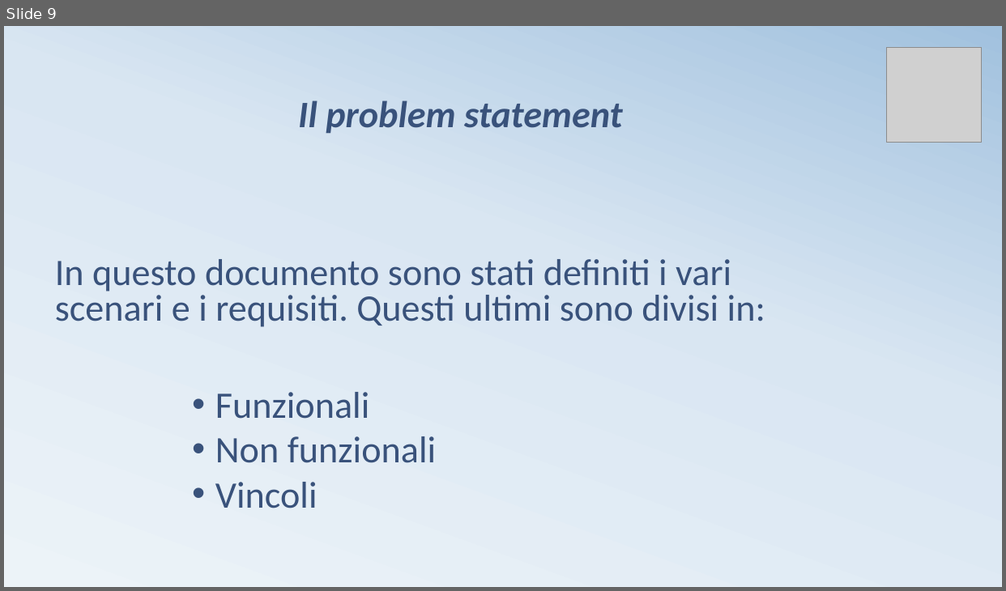
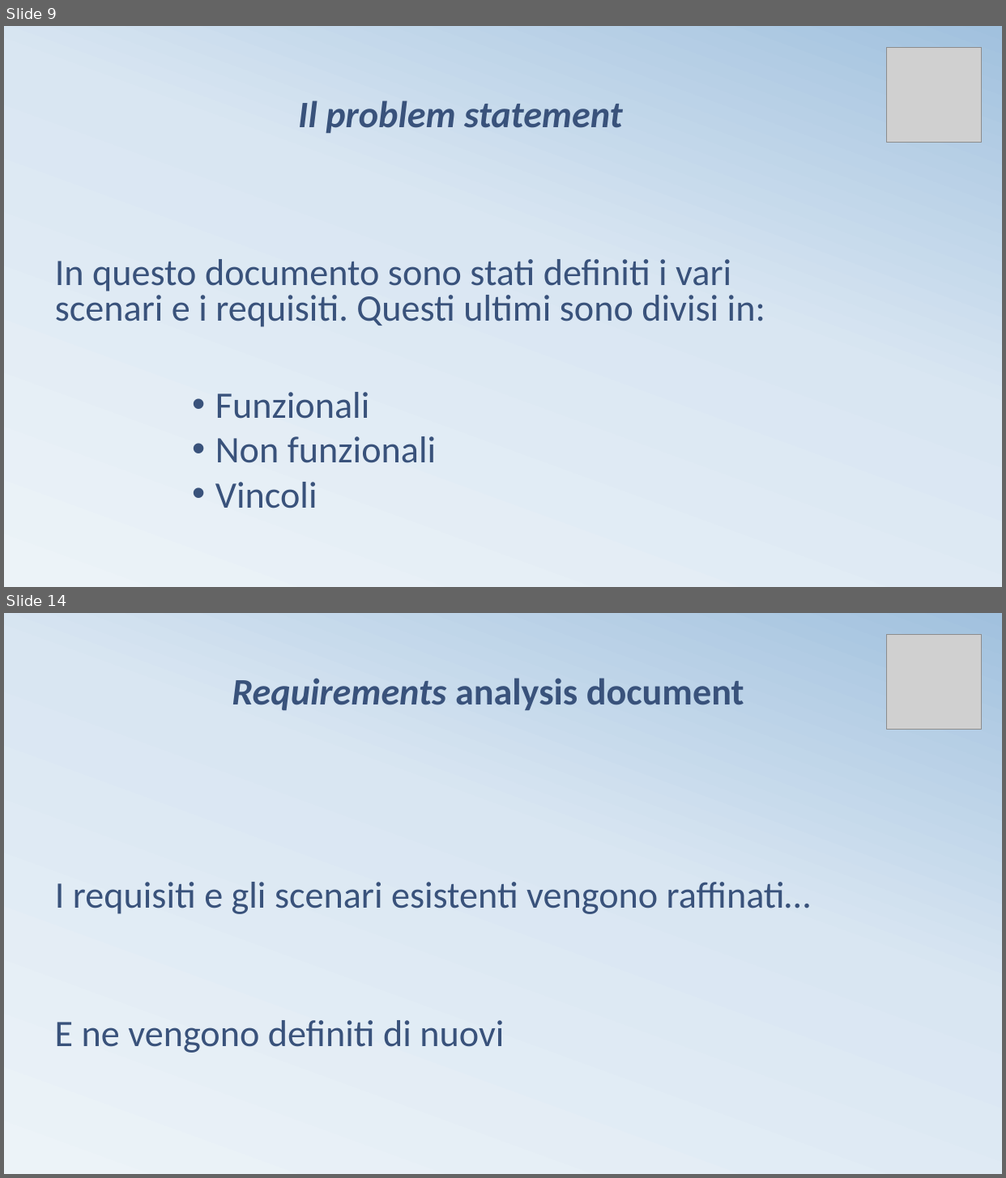
Before and after one commit to kekkox/Carcheck, a slide deck: Work product/Presentazione CarCheck.pptx. Shown one above the other, each under a label of ours: slide 9 before the commit, slides 9 and 14 after it; the slides between them are not shown. The pictures are 1006x591 and 1006x1178 pixels, drawn with LibreOffice and Linux fonts; fonts in the diff are those of the drawing; grey boxes stand for pictures. Boxes give left, top, right and bottom in pixels: in the first picture for what was removed or moved away, otherwise in the second. Text is boxed around its words. In the diff, an @@ line names an element or a change of style, - is before the commit and + after.

```diff
--- a/Work product/Presentazione CarCheck.pptx
+++ b/Work product/Presentazione CarCheck.pptx
@@ slide 14 added at (x1=4, y1=613, x2=1002, y2=1174), background gradient #ECF3F8 to #D9E6F2 to #A1C1DE @@
@@ picture added at (x1=886, y1=635, x2=981, y2=730) @@
@@ text added at (x1=232, y1=678, x2=744, y2=710), 36 pt, text #39527B, bold @@
+Requirements analysis document
@@ title added at (x1=55, y1=882, x2=811, y2=914), 36 pt, text #39527B @@
+I requisiti e gli scenari esistenti vengono raffinati…
@@ text added at (x1=55, y1=1020, x2=504, y2=1053), 36 pt, text #39527B @@
+E ne vengono definiti di nuovi
```
Also in this commit, not shown: 3 slides changed, 23 other slides added, 13 slides removed.
